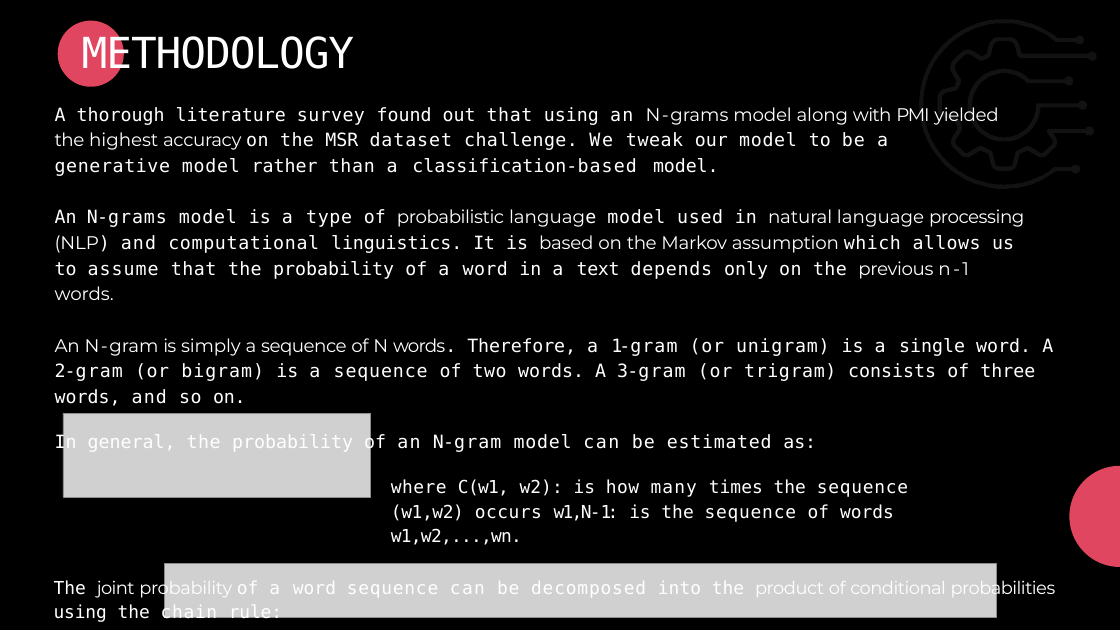
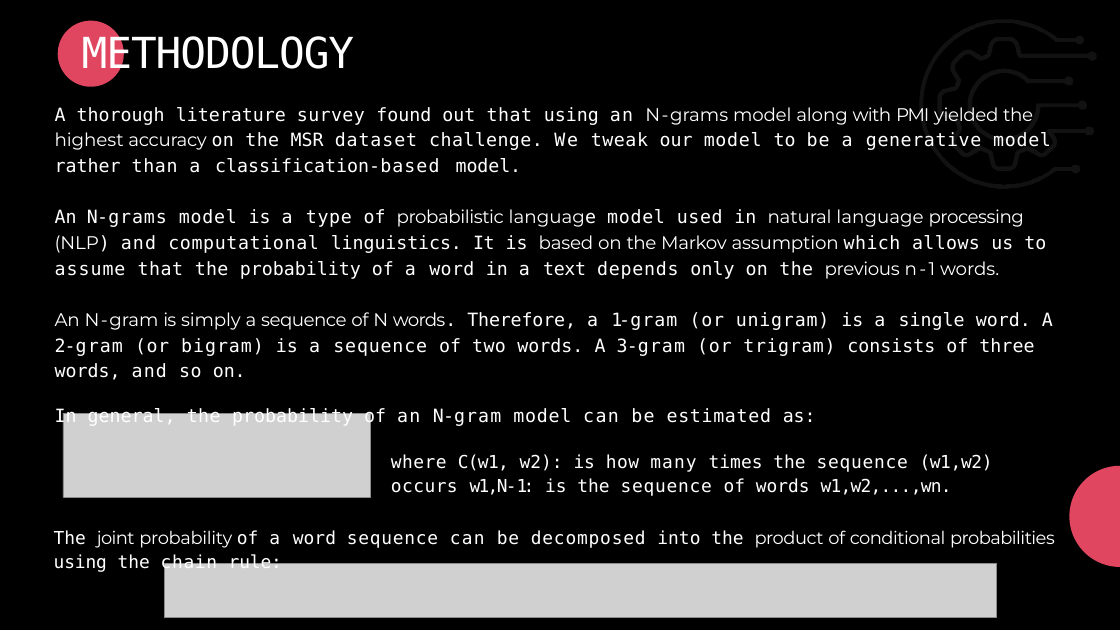
Before and after one commit to AdityaGhosh1008/Auto_complete_using_multi_N_grams, a slide deck: slide 5 of ML_Project_23.pptx. Drawn at 1120x630 pixels with LibreOffice and Linux fonts; fonts in the diff are those of the drawing; grey boxes stand for pictures; background and template pictures are left out. Boxes give left, top, right and bottom in pixels: in the first picture for what was removed or moved away, otherwise in the second. Text is boxed around its words. In the diff, an @@ line names an element or a change of style, - is before the commit and + after.

```diff
--- a/ML_Project_23.pptx
+++ b/ML_Project_23.pptx
@@ freeform shape at <box>919,20,1096,189</box>: outline redrawn @@
@@ text "A thorough literature survey found ..." at <box>54,107,1055,548</box>: letter spacing 0.6 to 0.5 pt in "survey on the challenge.", "on the", "two", "the"; letter spacing 1.9 to 1.8 pt in "N-grams", "N-gram", "can"; letter spacing -0.2 to -0.3 pt in "model", "on assumption", "on.", "as:"; letter spacing 0.8 to 0.7 pt in "tweak"; letter spacing 1.4 to 1.3 pt in "be", "be"; letter spacing 3 to 2.9 pt in "a", "a a a", "a a a"; letter spacing 2.5 to 2.4 pt in "a"; letter spacing 0.7 to 0.6 pt in "which", "how"; letter spacing -4 to -4.1 pt in "1-gram"; letter spacing 1.1 to 1 pt in "unigram)", "decomposed"; letter spacing -0.9 to -1 pt in "C(w1,"; letter spacing -4.8 to -4.9 pt in "w1,N-1:"; letter spacing -0.8 to -0.9 pt in "of" @@
```
Also in this commit, not shown: 7 other slides changed, 1 other file.
